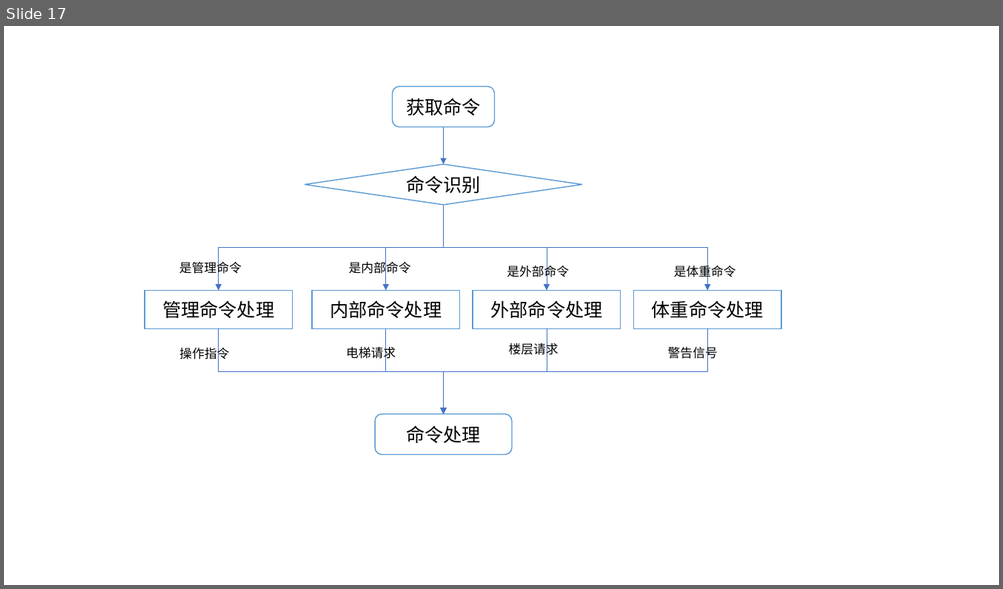
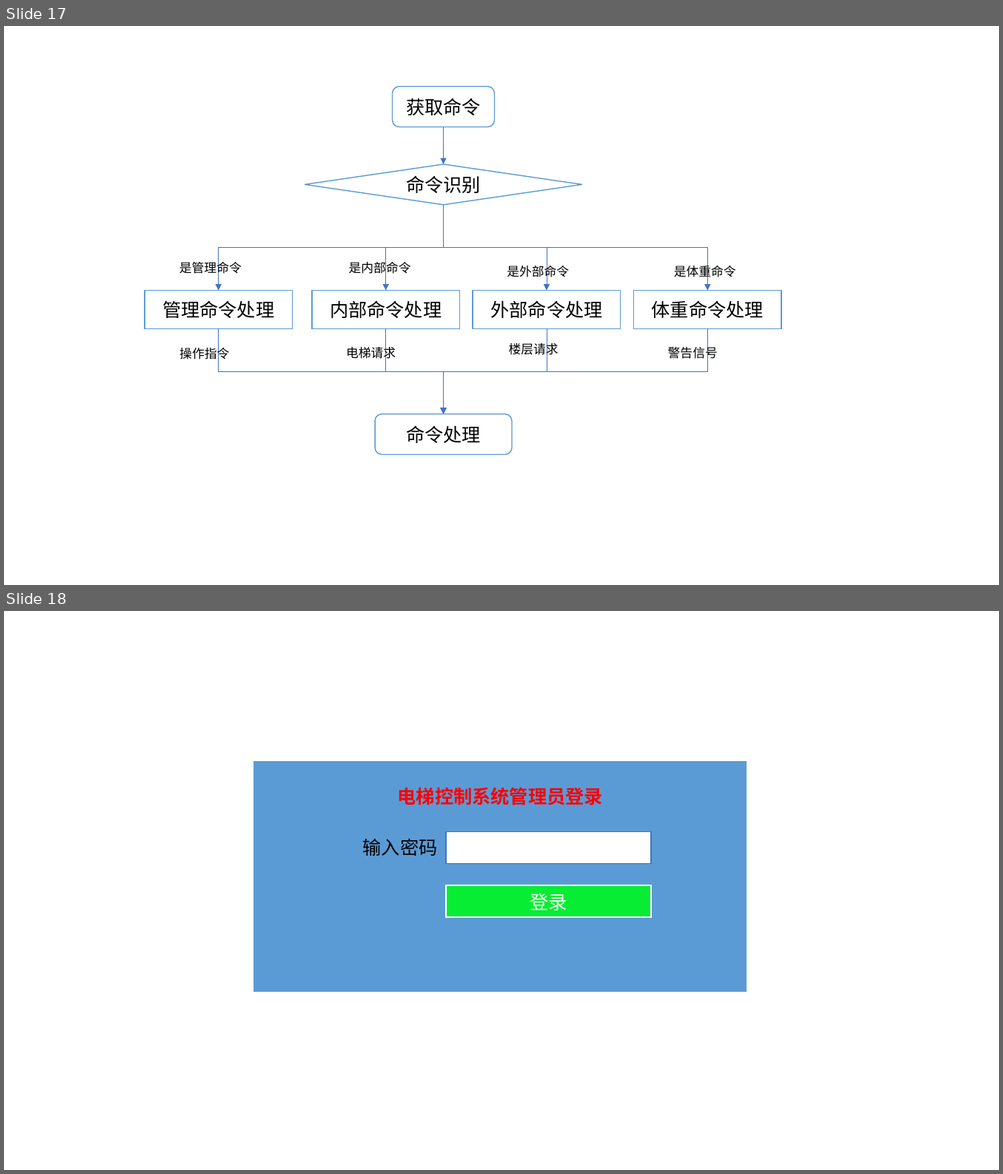
Before and after one commit to wygbuaa/Team1, a slide deck: 设计文档图.pptx. Shown one above the other, each under a label of ours: slide 17 before the commit, slides 17 and 18 after it. The pictures are 1003x589 and 1003x1174 pixels, drawn with LibreOffice and Linux fonts; fonts in the diff are those of the drawing. Boxes give left, top, right and bottom in pixels: in the first picture for what was removed or moved away, otherwise in the second. Text is boxed around its words. In the diff, an @@ line names an element or a change of style, - is before the commit and + after.

```diff
--- a/设计文档图.pptx
+++ b/设计文档图.pptx
@@ slide 18 added at bbox=[4, 611, 999, 1170], background #FFFFFF @@
@@ rectangle added at bbox=[253, 760, 747, 993], fill #5B9BD5, outline #FFFFFF 1.5 pt @@
@@ text added at bbox=[398, 787, 603, 806], 18 pt, text #FF0000, bold @@
+电梯控制系统管理员登录
@@ rectangle added at bbox=[446, 832, 651, 864], fill #FFFFFF, outline #4472C4 1 pt @@
@@ text added at bbox=[363, 838, 438, 856], 18 pt, text #000000 @@
+输入密码
@@ rectangle added at bbox=[446, 886, 651, 917], fill #07ED33, outline #FFFFFF 1.5 pt, 18 pt, text #FFFFFF @@
+登录
```
Also in this commit, not shown: 6 slides changed, 3 other slides added, 2 other files.
